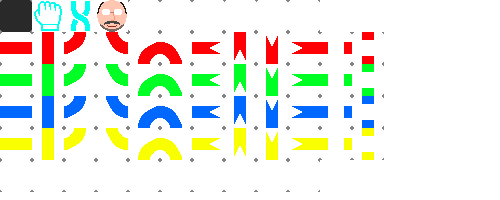
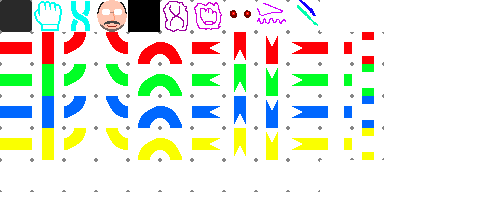
The second 500 × 200 image is a revision of the first. Changes to its layers:
painted on "Calque de dessin 1" over (128, 0, 318, 32)
